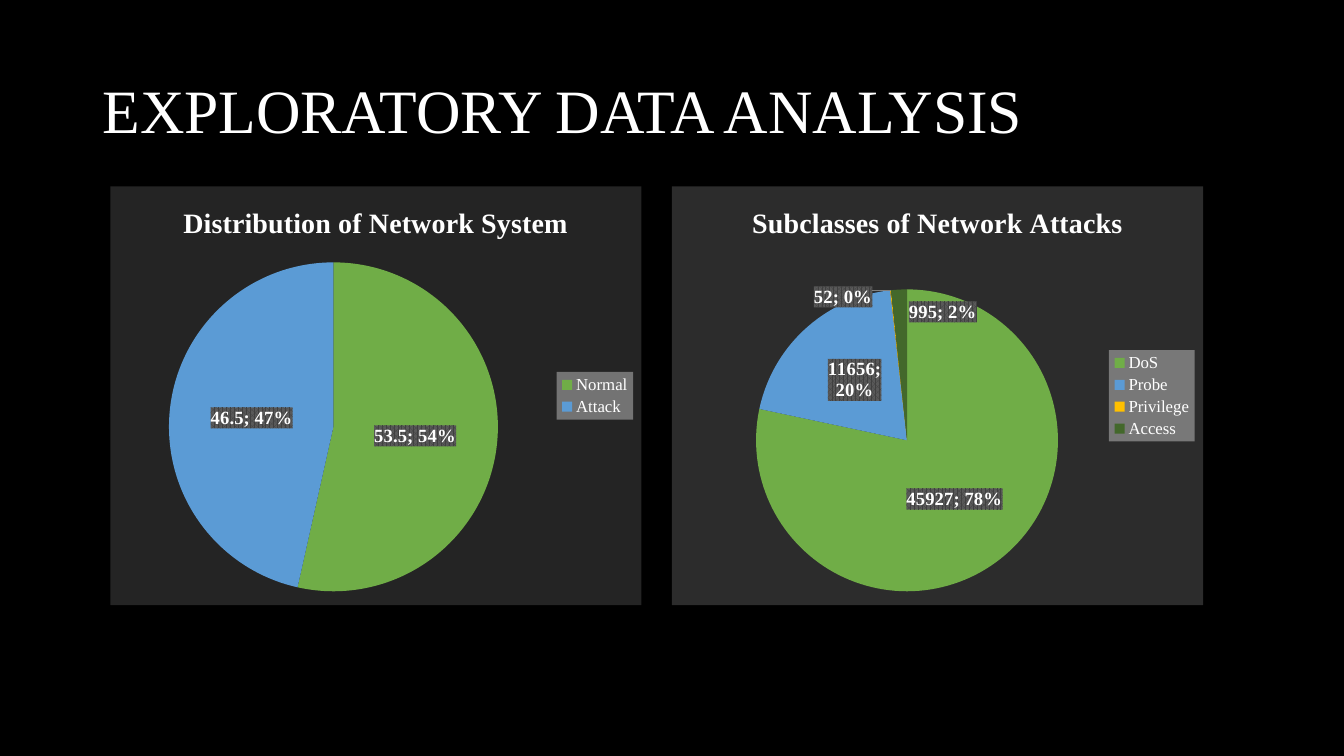
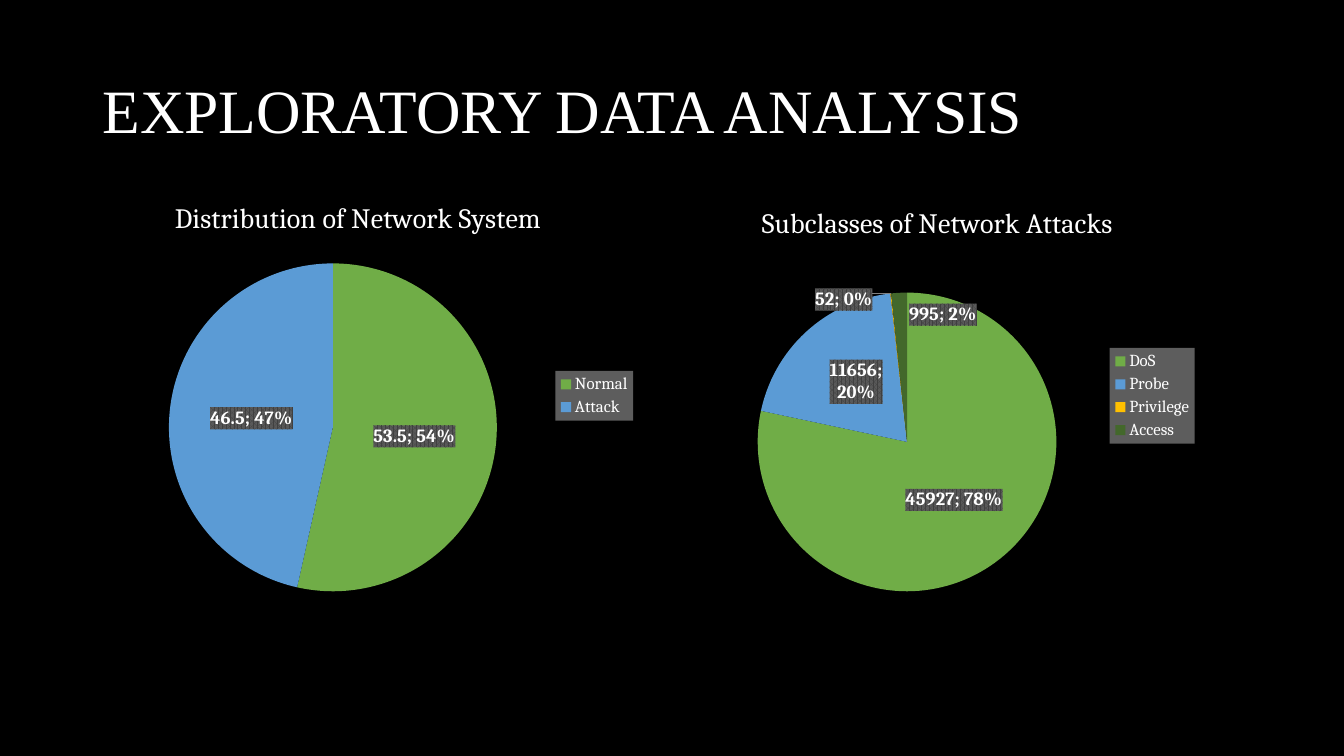
Before and after one commit to rojinadeuja/NSL-KDD-Network-Security, a slide deck: slide 7 of NSL_KDD_Network_Security_Analysis.pptx. Drawn at 1344x756 pixels with LibreOffice and Linux fonts; fonts in the diff are those of the drawing. Boxes give left, top, right and bottom in pixels: in the first picture for what was removed or moved away, otherwise in the second. Text is boxed around its words. In the diff, an @@ line names an element or a change of style, - is before the commit and + after.

```diff
--- a/NSL_KDD_Network_Security_Analysis.pptx
+++ b/NSL_KDD_Network_Security_Analysis.pptx
@@ pie chart at (x1=110, y1=187, x2=641, y2=606) @@
@@ data labels of Series 1 changed @@
@@ legend changed @@
@@ background changed @@
@@ lettering changed @@
@@ pie chart at (x1=673, y1=187, x2=1204, y2=606) @@
@@ data labels of Series 1 changed @@
@@ legend changed @@
@@ background changed @@
@@ lettering changed @@
```
Also in this commit, not shown: 6 other slides changed.
